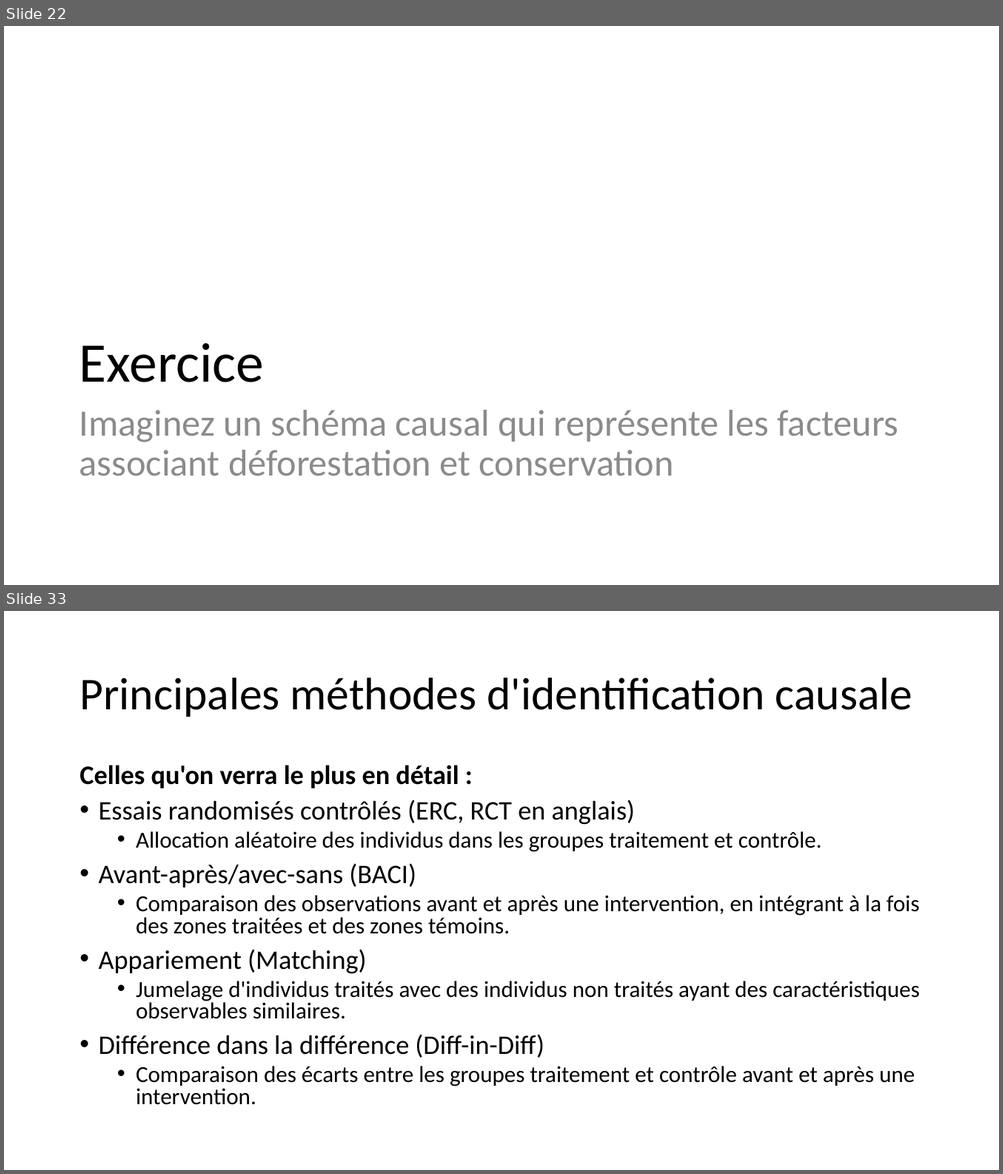
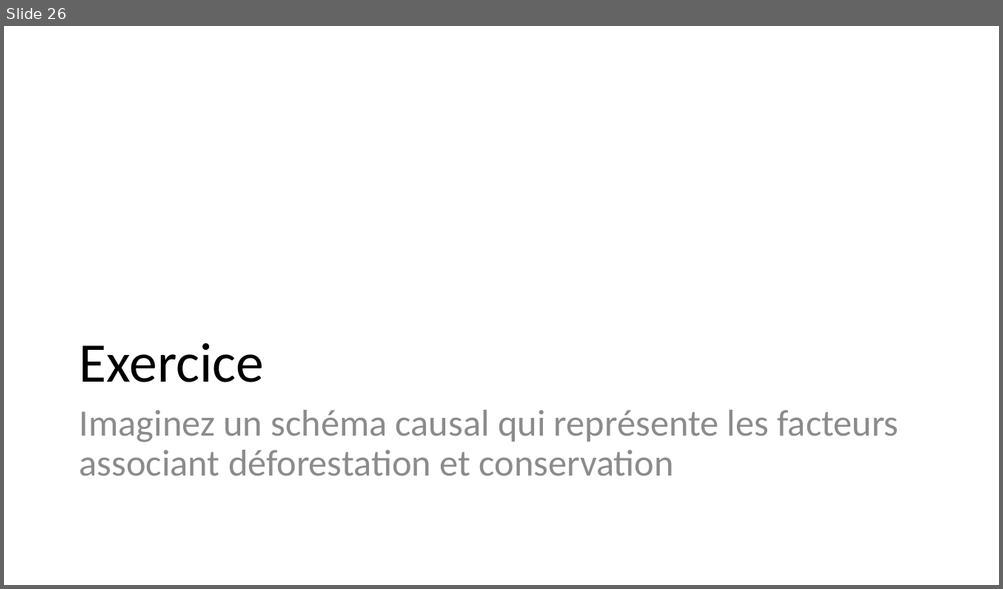
Before and after one commit to BETSAKA/statcap_impact_training, a slide deck: slides/fr/Jour 1_Introduction_Fondamentaux.pptx. Shown one above the other, each under a label of ours: slides 22 and 33 before the commit, slide 26 after it; the slides between them are not shown. The pictures are 1003x1174 and 1003x589 pixels, drawn with LibreOffice and Linux fonts; fonts in the diff are those of the drawing. Boxes give left, top, right and bottom in pixels: in the first picture for what was removed or moved away, otherwise in the second. Text is boxed around its words. In the diff, an @@ line names an element or a change of style, - is before the commit and + after.

```diff
--- a/slides/fr/Jour 1_Introduction_Fondamentaux.pptx
+++ b/slides/fr/Jour 1_Introduction_Fondamentaux.pptx
@@ slide 33 removed at bbox=[4, 611, 999, 1170], background #FFFFFF @@
@@ title removed at bbox=[79, 678, 913, 717] @@
-Principales méthodes d'identification causale
@@ text removed at bbox=[79, 765, 919, 1105] @@
-Celles qu'on verra le plus en détail :
-• Essais randomisés contrôlés (ERC, RCT en anglais)
-  • Allocation aléatoire des individus dans les groupes traitement et contrôle.
-• Avant-après/avec-sans (BACI)
-  • Comparaison des observations avant et après une intervention, en intégrant à la fois des zones traitées et des zones témoins.
-• Appariement (Matching)
-  • Jumelage d'individus traités avec des individus non traités ayant des caractéristiques observables similaires.
-• Différence dans la différence (Diff-in-Diff)
-  • Comparaison des écarts entre les groupes traitement et contrôle avant et après une intervention.
@@ what was slide 22 is now slide 26 @@
```
Also in this commit, not shown: 4 slides changed, 4 slides added, 17 other slides removed, 3 other files.
